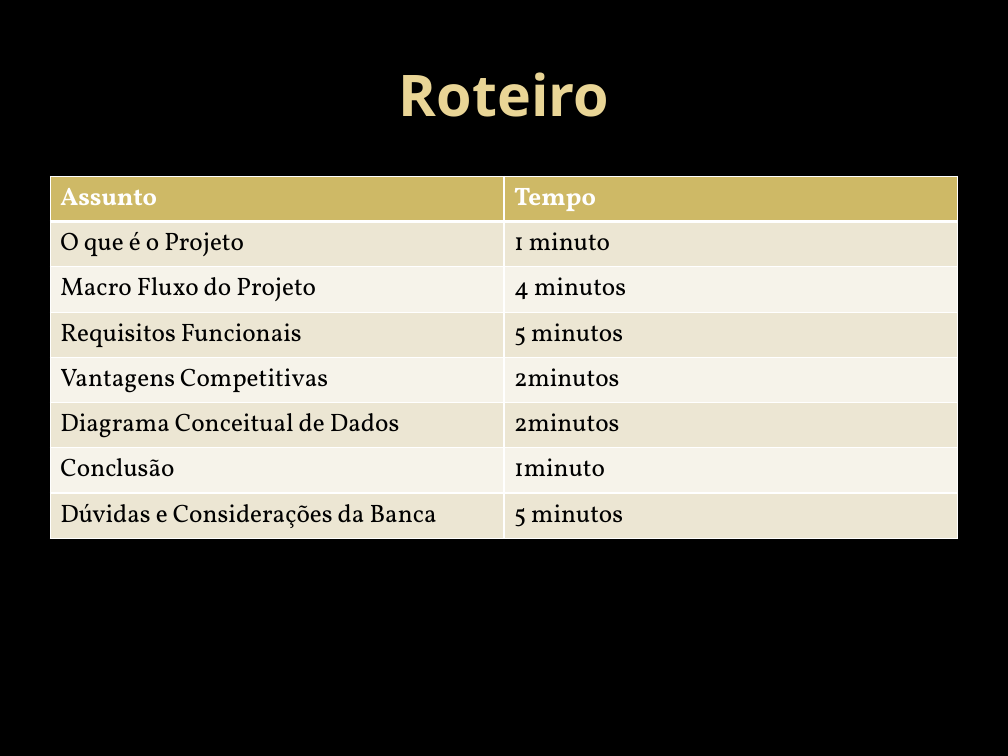
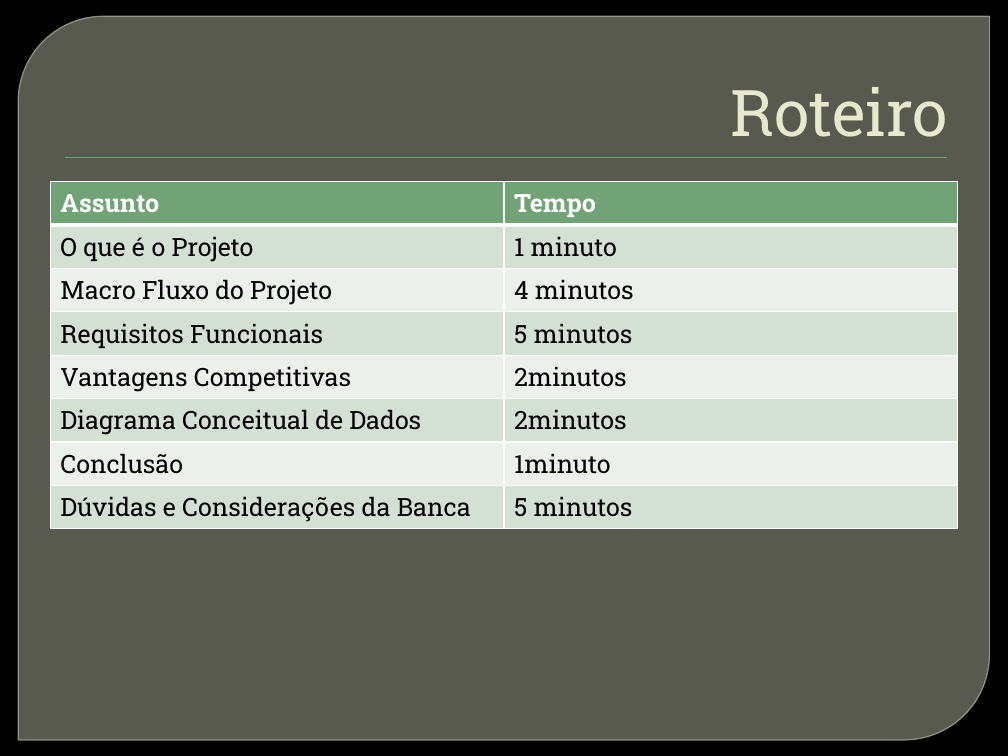
Before and after one commit to HamiltonSantos/FisioDiag, a slide deck: slide 2 of Proposta/ApresentacaoProposta.pptx. Drawn at 1008x756 pixels with LibreOffice and Linux fonts; fonts in the diff are those of the drawing; background and template pictures are left out. Boxes give left, top, right and bottom in pixels: in the first picture for what was removed or moved away, otherwise in the second. Text is boxed around its words. In the diff, an @@ line names an element or a change of style, - is before the commit and + after.

```diff
--- a/Proposta/ApresentacaoProposta.pptx
+++ b/Proposta/ApresentacaoProposta.pptx
@@ round diag rect added at <box>18,16,990,740</box>, fill #888B7B at 65% opacity, outline #9DA090 0.87 pt @@
@@ title "Roteiro" at <box>731,87,948,137</box>: size 41 to 46 pt, font Noto Sans to Roboto Slab, text colour gradient #EAD696 to #E7D081 to #E7EACB, bold off; alignment centre to right; indent changed; vertical alignment middle to bottom @@
@@ rectangle added at <box>65,157,947,158</box>, fill #72A376 @@
@@ table at <box>50,181,958,526</box> @@
@@ fill #CEB966 to #72A376 in row 1 @@
@@ fill #EDE6D3 to #D5E0D6 in 8 cells @@
@@ fill #F6F3EA to #EBF0EC in 6 cells @@
@@ font Vollkorn to Roboto Slab @@
@@ table: place and size @@
-table at <box>50,176,958,532</box>
+table at <box>50,181,958,526</box>
```
Also in this commit, not shown: 5 other slides changed, 7 slides added, 2 slides removed, 2 other files.
